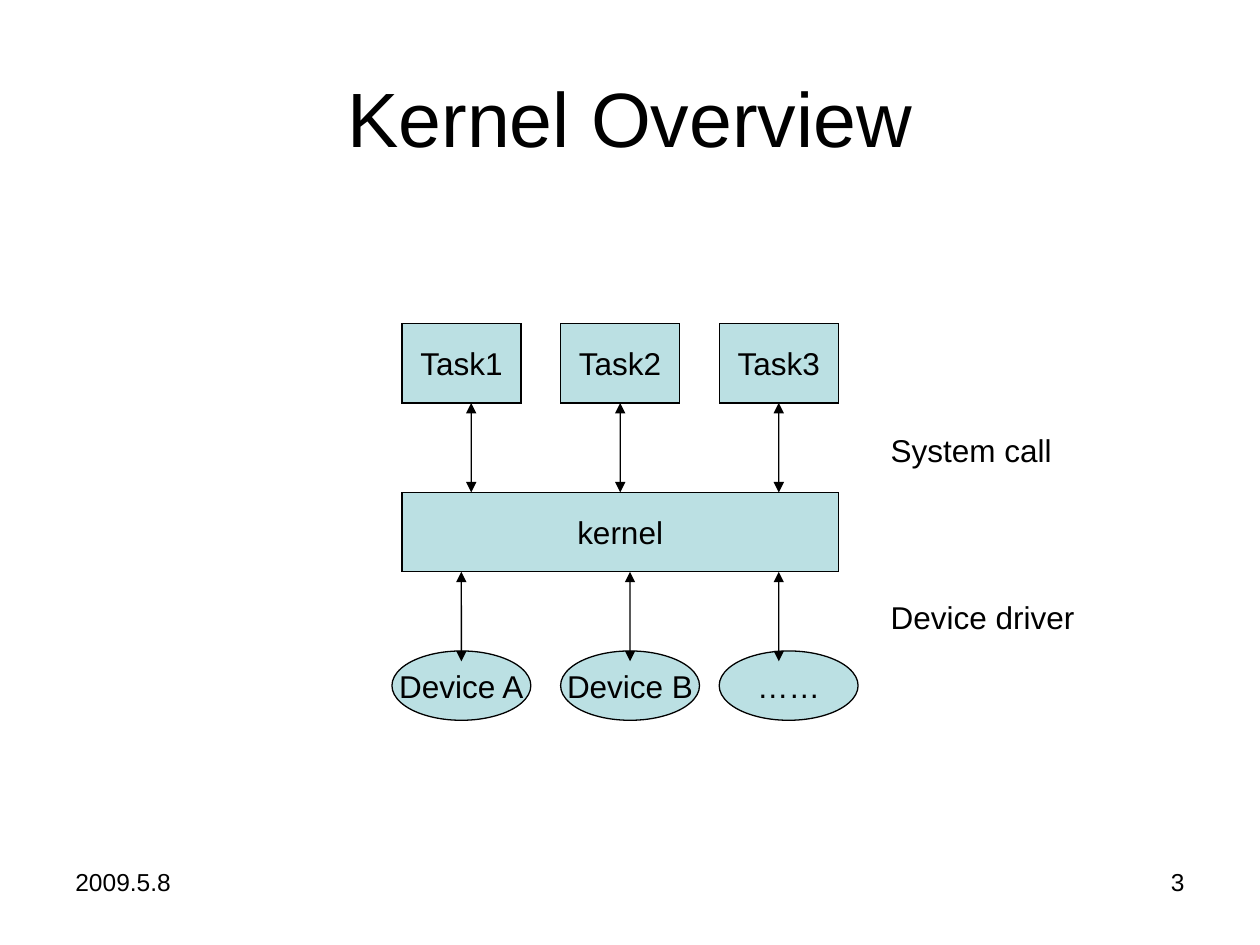
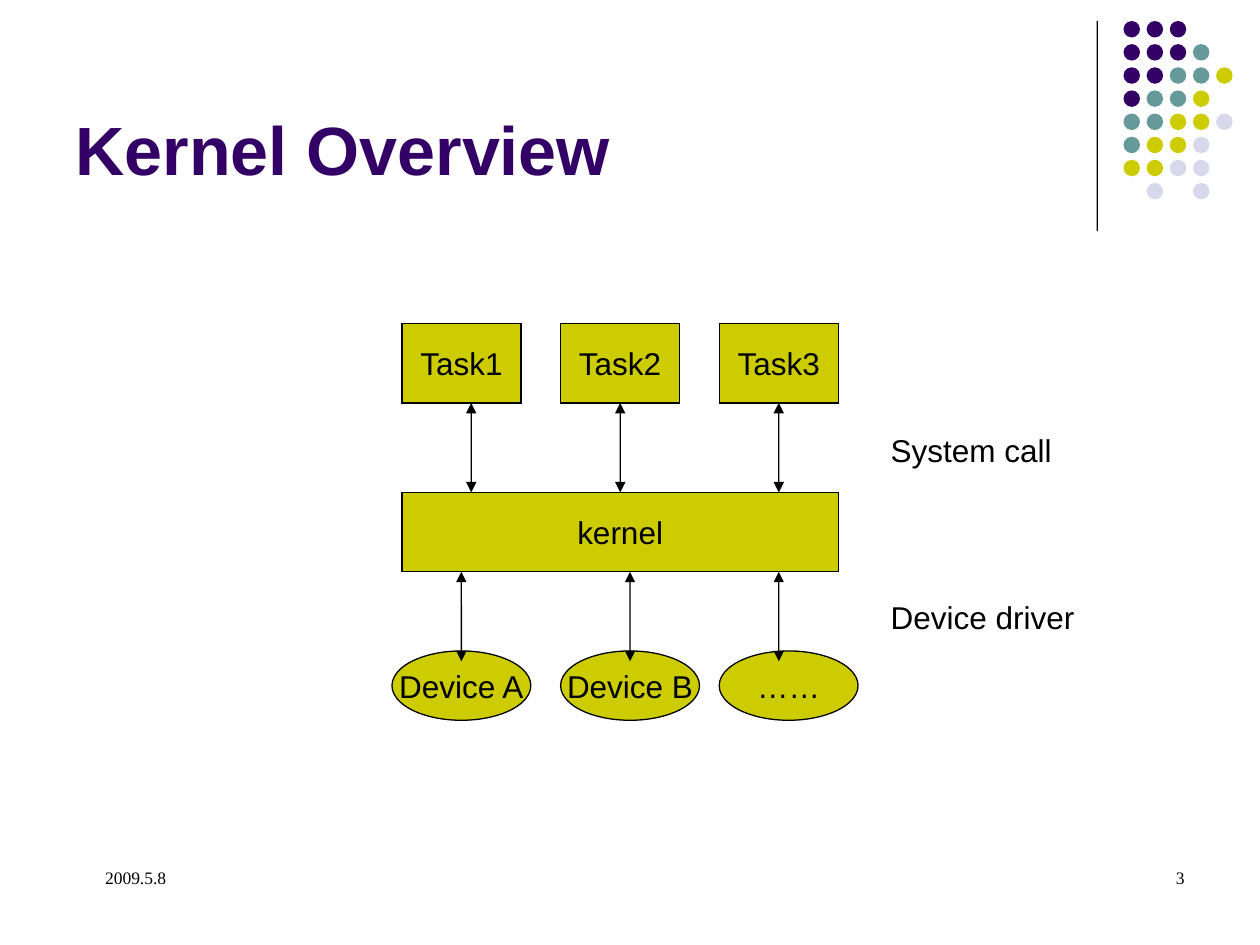
Before and after one commit to qinzb/WeOS, a slide deck: slide 3 of doc/weos_V0.1.ppt. Drawn at 1260x945 pixels with LibreOffice and Linux fonts; fonts in the diff are those of the drawing. Boxes give left, top, right and bottom in pixels: in the first picture for what was removed or moved away, otherwise in the second. Text is boxed around its words. In the diff, an @@ line names an element or a change of style, - is before the commit and + after.

```diff
--- a/doc/weos_V0.1.ppt
+++ b/doc/weos_V0.1.ppt
@@ title "Kernel Overview": place and size @@
-title "Kernel Overview" at [347,91,912,148]
+title "Kernel Overview" at [75,125,610,176]
@@ title "Kernel Overview" at [75,125,610,176]: size 44 to 39 pt, text colour #000000 to #330066, bold on; alignment centre to left; vertical alignment middle to bottom @@
@@ line added from (1097, 21) to (1097, 231), #000000 0.74 pt @@
@@ group added at [1124,21,1232,199]: 31 ellipses @@
@@ fill #BBE0E3 to #CCCC00 in 7 elements at [402,324,522,403], [561,324,680,403], [719,324,839,403], [402,493,838,572], [392,651,530,721], [561,651,699,721], [719,651,858,721] @@
@@ text "2009.5.8" at [105,872,166,884]: size 14 to 10 pt, font Arial to Times New Roman; indent changed @@
@@ page number at [1176,872,1185,884]: size 14 to 10 pt, font Arial to Times New Roman; indent changed @@
```
Also in this commit, not shown: 20 other slides changed, 10 slides added.
